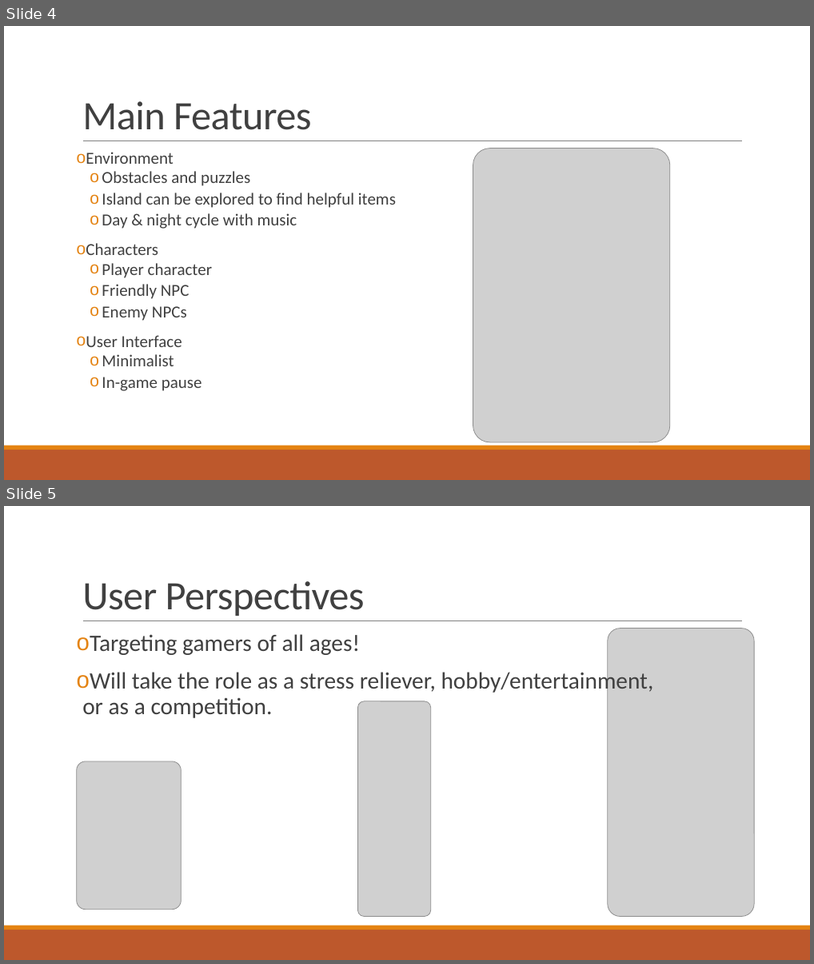
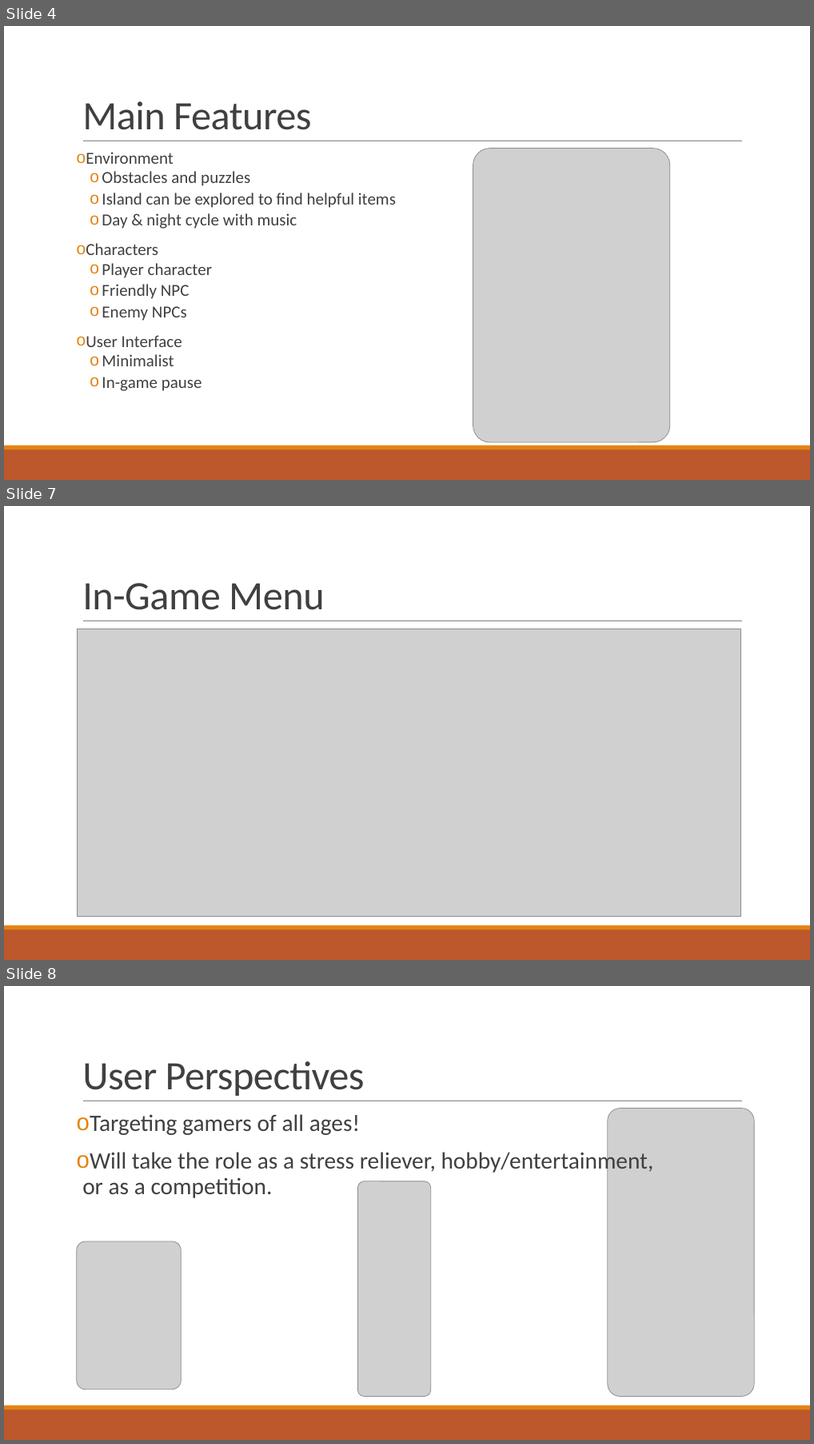
Before and after one commit to jonnynabors/Belly-Of-The-Beast, a slide deck: Documentation/UnityGameRequirementsPPT.pptx. Shown one above the other, each under a label of ours: slides 4 and 5 before the commit, slides 4, 7 and 8 after it; the slides between them are not shown. The pictures are 814x964 and 814x1444 pixels, drawn with LibreOffice and Linux fonts; fonts in the diff are those of the drawing; grey boxes stand for pictures. Boxes give left, top, right and bottom in pixels: in the first picture for what was removed or moved away, otherwise in the second. Text is boxed around its words. In the diff, an @@ line names an element or a change of style, - is before the commit and + after.

Commit message:
Added screenshots of the menu, in-game menu, and in-game w/ HUD

```diff
--- a/Documentation/UnityGameRequirementsPPT.pptx
+++ b/Documentation/UnityGameRequirementsPPT.pptx
@@ slide 7 added at <box>4,506,810,960</box>, background #FFFFFF; not listed: 3 template elements that a slide beside it also shows @@
@@ title added at <box>82,583,324,610</box>, 48 pt, text #404040 @@
+In-Game Menu
@@ picture added at <box>77,629,741,916</box> @@
@@ what was slide 5 is now slide 8 @@
```
Also in this commit, not shown: 2 other slides added.
